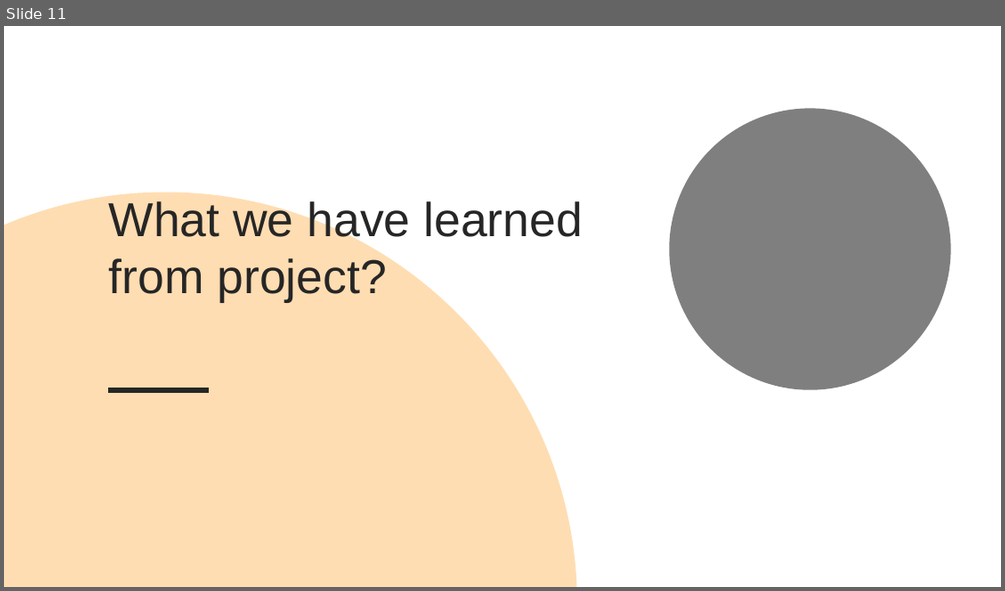
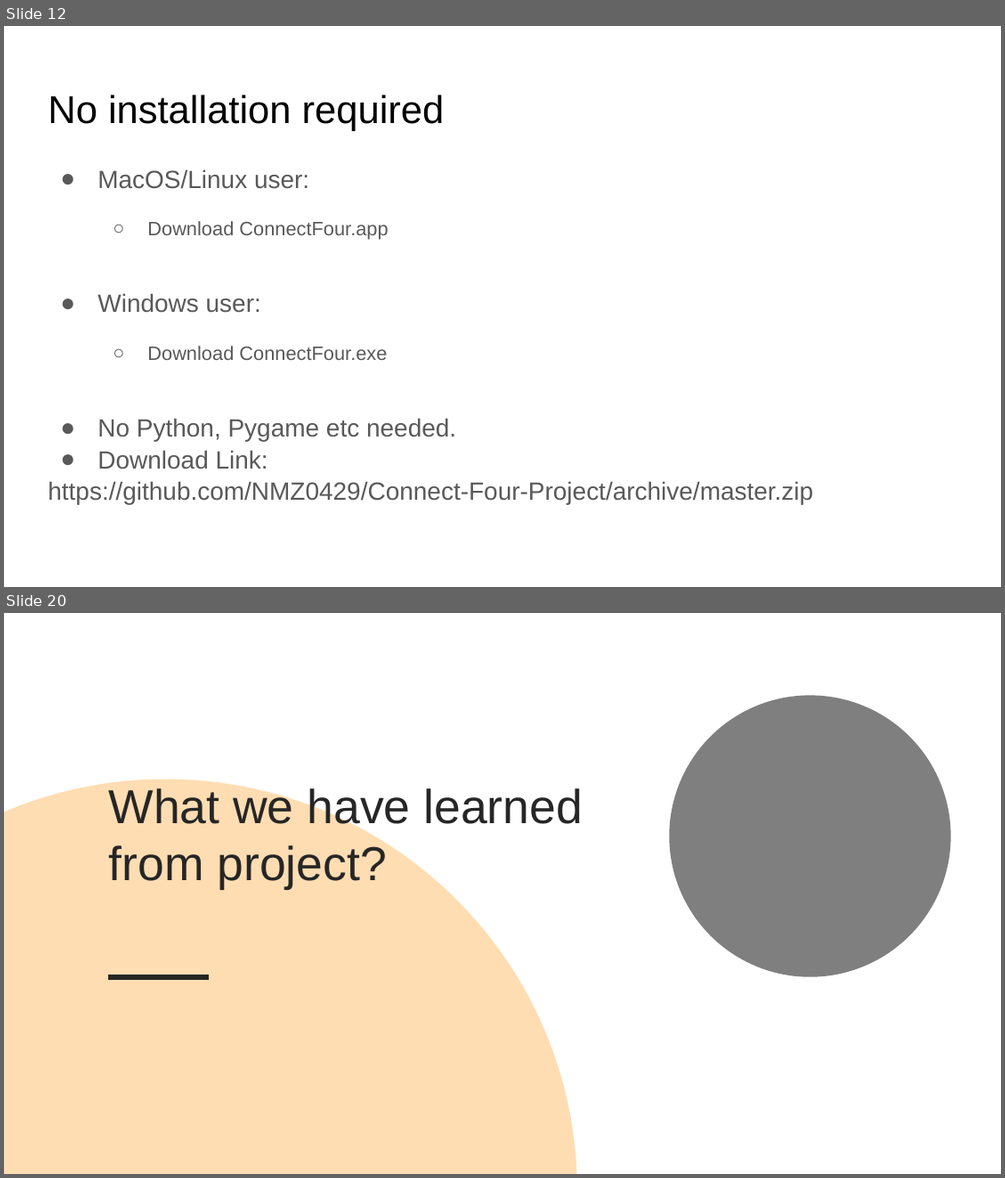
Before and after one commit to yangyaoi/Connect-Four-Project, a slide deck: Documents/Final Presentation/Final incomplete.pptx. Shown one above the other, each under a label of ours: slide 11 before the commit, slides 12 and 20 after it; the slides between them are not shown. The pictures are 1005x591 and 1005x1178 pixels, drawn with LibreOffice and Linux fonts; fonts in the diff are those of the drawing. Boxes give left, top, right and bottom in pixels: in the first picture for what was removed or moved away, otherwise in the second. Text is boxed around its words. In the diff, an @@ line names an element or a change of style, - is before the commit and + after.

Commit message:
Add slides

```diff
--- a/Documents/Final Presentation/Final incomplete.pptx
+++ b/Documents/Final Presentation/Final incomplete.pptx
@@ slide 12 added at box(4, 26, 1001, 587), background #FFFFFF @@
@@ title added at box(48, 95, 445, 131), 28 pt, text #000000 @@
+No installation required
@@ text added at box(48, 169, 813, 504), 18 pt, text #595959 @@
+● MacOS/Linux user:
+  ○ Download ConnectFour.app
+● Windows user:
+  ○ Download ConnectFour.exe
+● No Python, Pygame etc needed.
+● Download Link:
+https://github.com/NMZ0429/Connect-Four-Project/archive/master.zip
@@ what was slide 11 is now slide 20 @@
```
Also in this commit, not shown: 8 other slides added, 1 other file.
